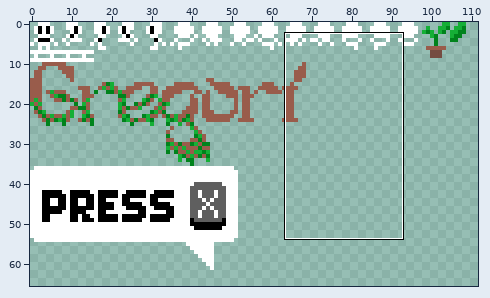
Sprite sheet, stored at gregoriassets.png. The picture above shows the old version from afar; the outline marks the close-up.
Close-up. Before the edit:
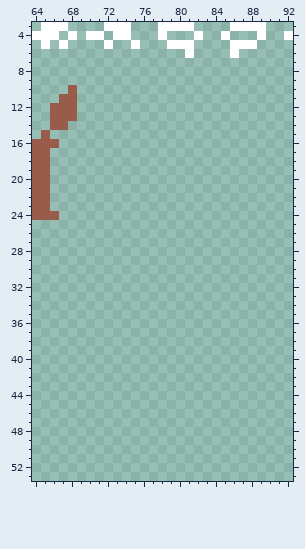
The file is 112x80 pixels. Colours within 5 levels of each other are drawn and written as one. Shown: x 64..92, y 3..53. The wide view leaves out empty margins.
After:
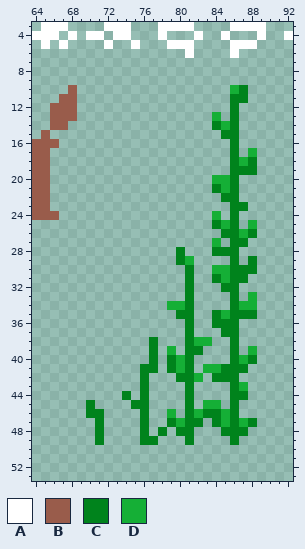
Palette (. is transparent): A #ffffff  B #995c4b  C #00831c  D #15af36
The exact change:
@@ x 64..92 @@
  9 .............................
-10 ....B........................
-11 ...BB........................
-12 ..BBB........................
-13 ..BBB........................
-14 ..BB.........................
-15 .B...........................
-16 BBB..........................
-17 BB...........................
-18 BB...........................
-19 BB...........................
-20 BB...........................
-21 BB...........................
-22 BB...........................
-23 BB...........................
-24 BBB..........................
-25 .............................
-26 .............................
-27 .............................
-28 .............................
-29 .............................
-30 .............................
-31 .............................
-32 .............................
-33 .............................
-34 .............................
-35 .............................
-36 .............................
-37 .............................
-38 .............................
-39 .............................
-40 .............................
-41 .............................
-42 .............................
-43 .............................
-44 .............................
-45 .............................
-46 .............................
-47 .............................
-48 .............................
-49 .............................
+10 ....B.................DC.....
+11 ...BB.................CC.....
+12 ..BBB.................C......
+13 ..BBB...............D.C......
+14 ..BB................CDC......
+15 .B...................CC......
+16 BBB...................C......
+17 BB....................C.D....
+18 BB....................CDC....
+19 BB....................CCC....
+20 BB..................DDC......
+21 BB..................CDC......
+22 BB...................CC......
+23 BB....................CC.....
+24 BBB.................D.C......
+25 ....................CDC.D....
+26 .....................CCDC....
+27 ....................D.CC.....
+28 ................C...CCC......
+29 ................CD....C.C....
+30 .................C..DDCCC....
+31 .................C..CDCC.....
+32 .................C...CC......
+33 .................C....C.D....
+34 ...............DDC....CDD....
+35 ................CC..CDCCC....
+36 .................C..CCC......
+37 .................C...CC......
+38 .............C...CDD..C......
+39 .............C.D.CC...C.D....
+40 .............C.CDC....CDC....
+41 ............CC.CDC.DDCCC.....
+42 ............C...CCD.CCC......
+43 ............C....C....CD.....
+44 ..........C.C....C....CC.....
+45 ......C....CC....C.DD.C......
+46 ......CC....C..D.CDCCDC......
+47 .......C....C..CDCC.CDCDC....
+48 .......C....C.C.CC...CCC.....
+49 .......C....CC...C....C......
 50 .............................
Where, in picture pixels (left, top, right, bottom), the same in both close-ups:
added: (86, 85, 257, 445)
